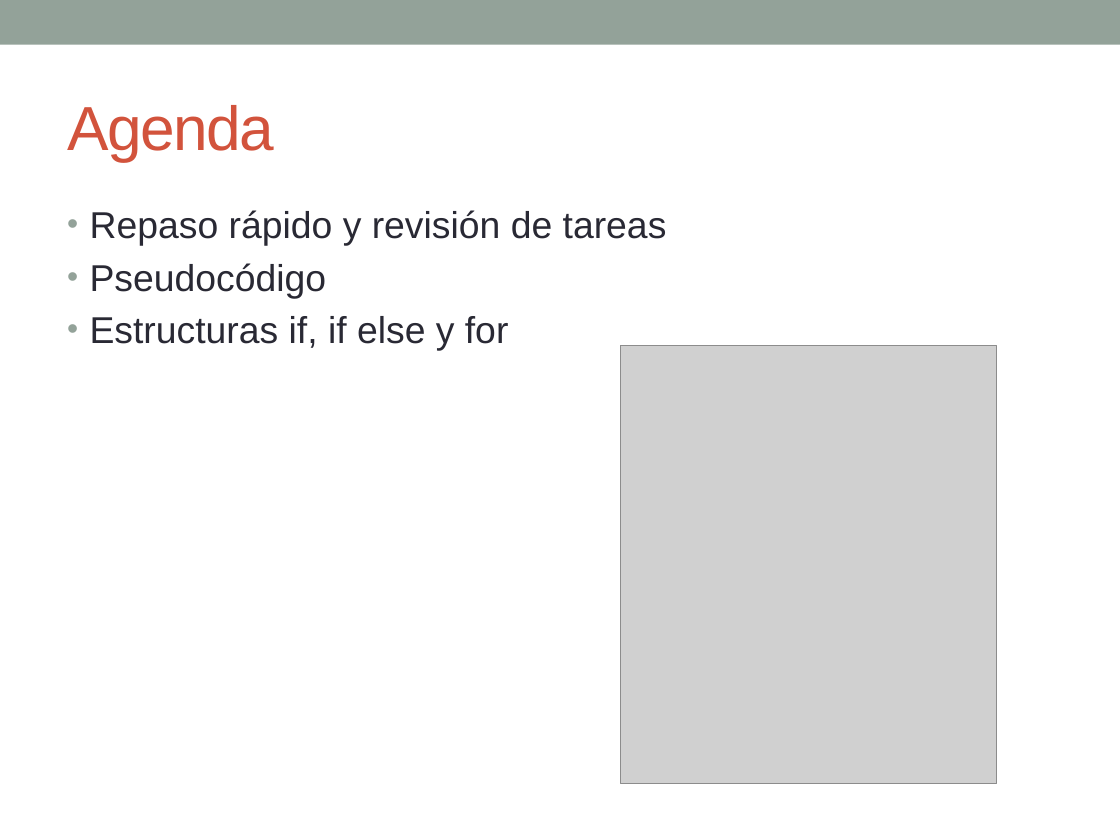
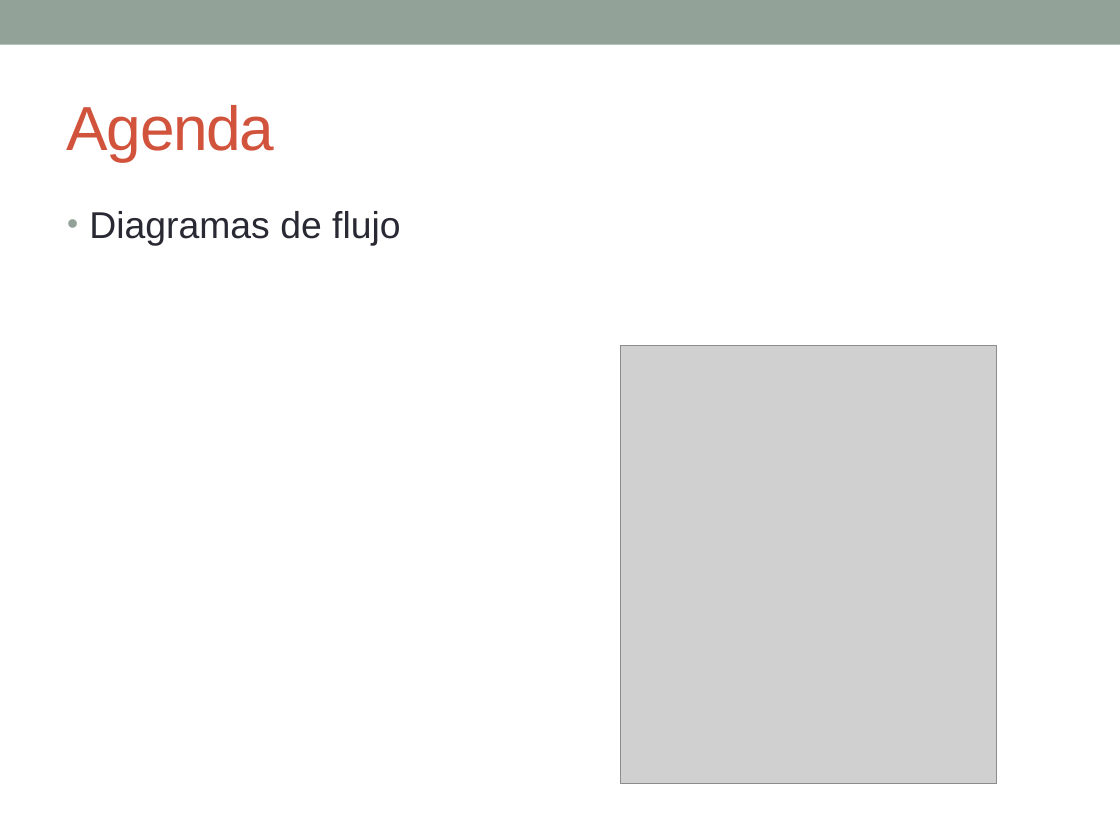
Before and after one commit to esolorzanob/UPI_Introduccion, a slide deck: slide 2 of Semana 3.pptx. Drawn at 1120x840 pixels with LibreOffice and Linux fonts; fonts in the diff are those of the drawing; grey boxes stand for pictures. Boxes give left, top, right and bottom in pixels: in the first picture for what was removed or moved away, otherwise in the second. Text is boxed around its words. In the diff, an @@ line names an element or a change of style, - is before the commit and + after.

```diff
--- a/Semana 3.pptx
+++ b/Semana 3.pptx
@@ text at <box>89,211,400,246</box>: text changed @@
-• Repaso rápido y revisión de tareas
-• Pseudocódigo
-• Estructuras if, if else y for
+• Diagramas de flujo
```
Also in this commit, not shown: 6 other slides changed, 7 slides added, 7 slides removed, 25 other files.
